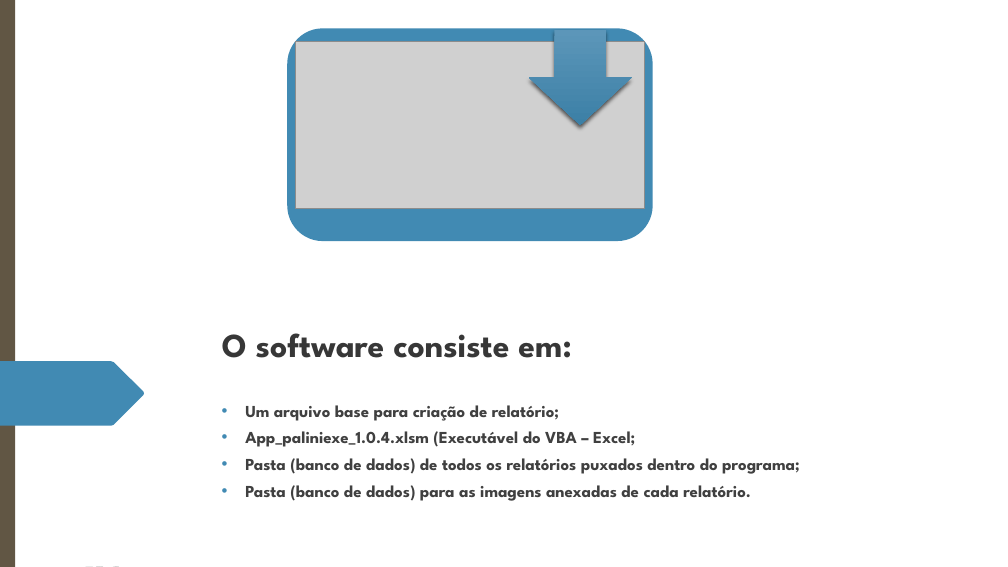
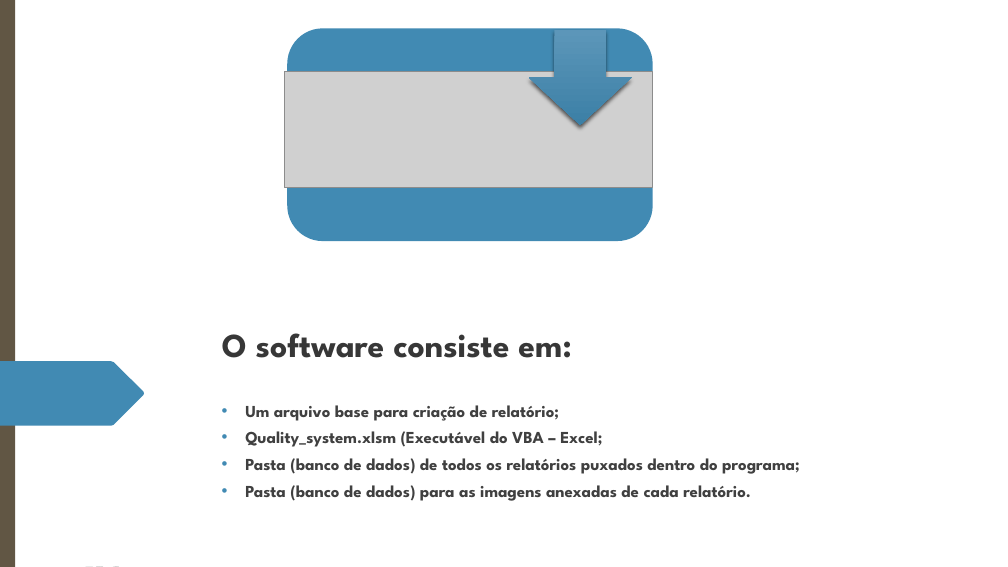
Before and after one commit to JeanPasquini/app_quality_system, a slide deck: slide 3 of Apresentação do Software.pptx. Drawn at 1008x567 pixels with LibreOffice and Linux fonts; fonts in the diff are those of the drawing; grey boxes stand for pictures. Boxes give left, top, right and bottom in pixels: in the first picture for what was removed or moved away, otherwise in the second. Text is boxed around its words. In the diff, an @@ line names an element or a change of style, - is before the commit and + after.

```diff
--- a/Apresentação do Software.pptx
+++ b/Apresentação do Software.pptx
@@ picture: place and size @@
-picture at (296,42,644,209)
+picture at (284,71,653,188)
@@ text at (245,431,602,447): text changed @@
-• App_paliniexe_1.0.4.xlsm (Executável do VBA – Excel;
+• Quality_system.xlsm (Executável do VBA – Excel;
```
Also in this commit, not shown: 8 other slides changed, 19 other files.
